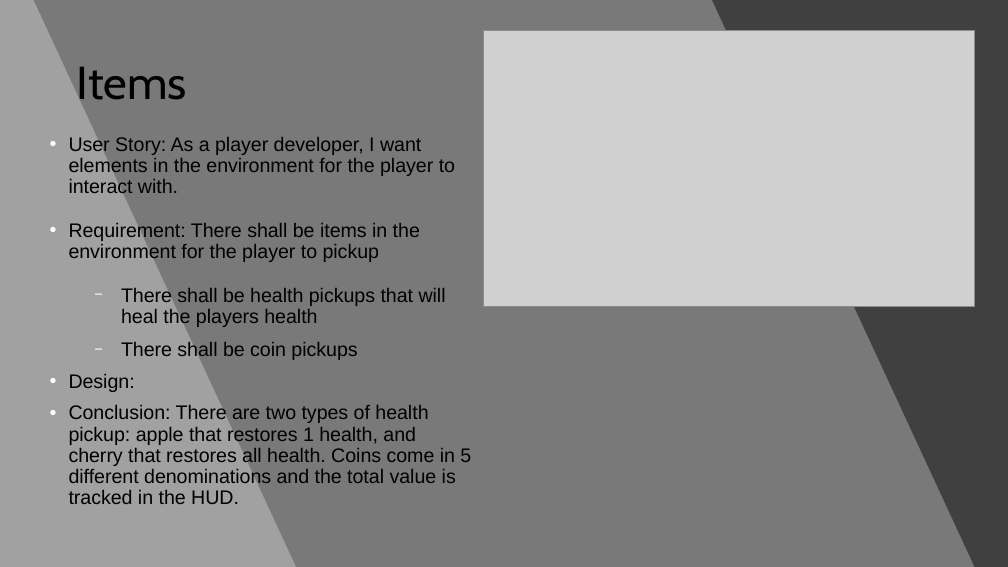
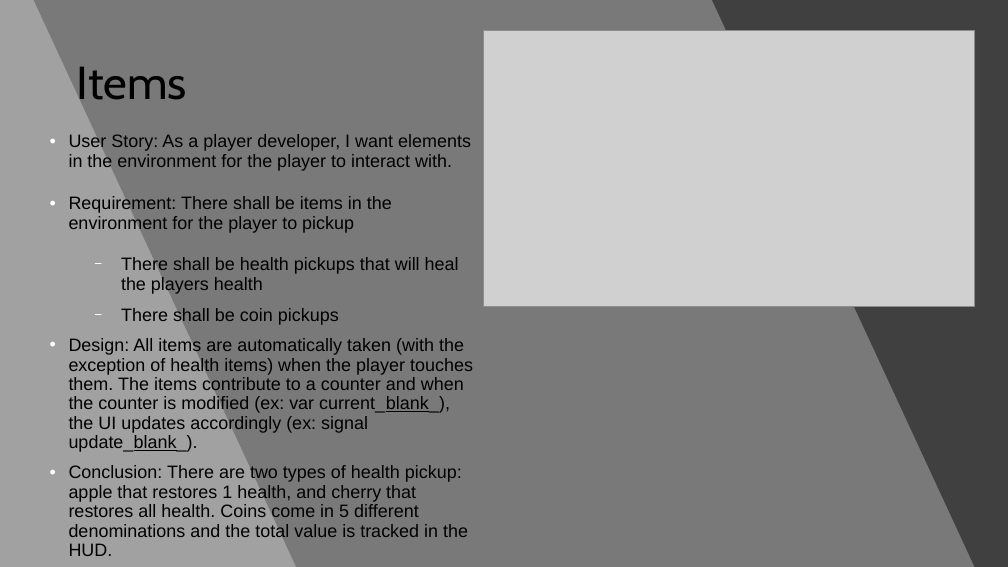
Before and after one commit to WSU-cshimizu/ceg4110-group-project-no-grads, a slide deck: slide 6 of presentation materials/matthews-journey-presentation.pptx. Drawn at 1008x567 pixels with LibreOffice and Linux fonts; fonts in the diff are those of the drawing; grey boxes stand for pictures. Boxes give left, top, right and bottom in pixels: in the first picture for what was removed or moved away, otherwise in the second. Text is boxed around its words. In the diff, an @@ line names an element or a change of style, - is before the commit and + after.

Commit message:
Worked on it last night and fell asleep so pushing right now

```diff
--- a/presentation materials/matthews-journey-presentation.pptx
+++ b/presentation materials/matthews-journey-presentation.pptx
@@ text at bbox=[69, 134, 471, 537]: size 18.7 to 17.2 pt in "User Story: As a player developer, I ...", "Requirement: There shall be items in the ...", "There shall be health pickups that will ...", "There shall be coin pickups" and 1 more places @@
@@ text at bbox=[69, 338, 473, 452]: text changed; size 18.7 to 17.2 pt @@
-• Design:
+• Design: All items are automatically taken (with the exception of health items) when the player touches them. The items contribute to a counter and when the counter is modified (ex: var current_blank_), the UI updates accordingly (ex: signal update_blank_).
```
